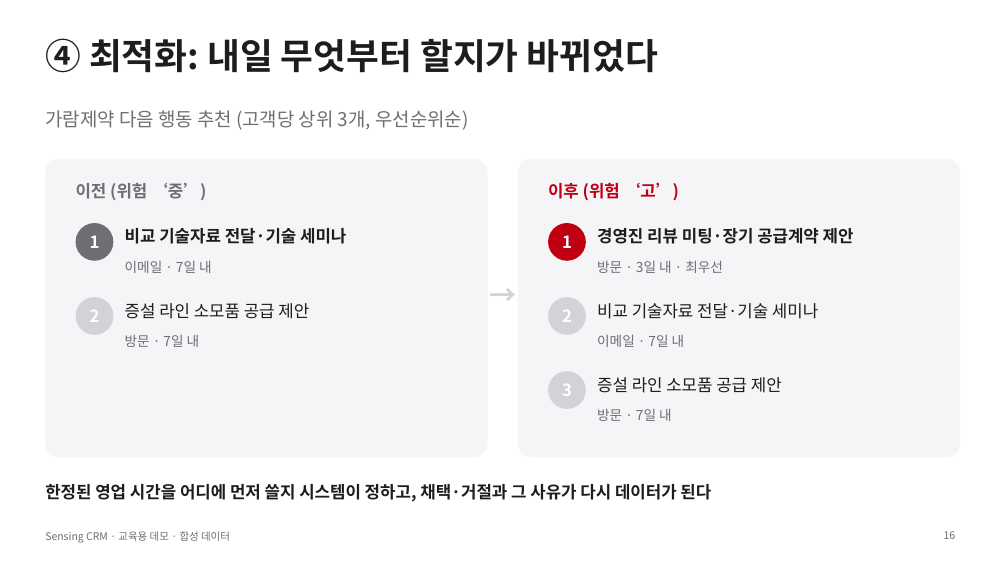
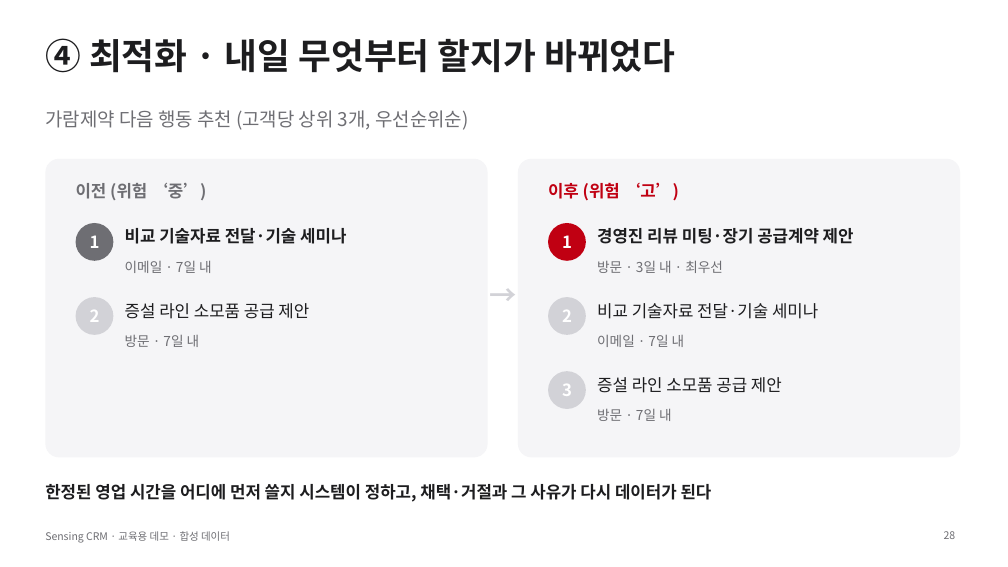
Before and after one commit to donchang07/work2, a slide deck: slide 28 of sensing-crm/docs/lecture/sensing-crm-demo.pptx (slide 16 before the commit). Drawn at 1008x567 pixels with LibreOffice and Linux fonts; fonts in the diff are those of the drawing. Boxes give left, top, right and bottom in pixels: in the first picture for what was removed or moved away, otherwise in the second. Text is boxed around its words. In the diff, an @@ line names an element or a change of style, - is before the commit and + after.

```diff
--- a/sensing-crm/docs/lecture/sensing-crm-demo.pptx
+++ b/sensing-crm/docs/lecture/sensing-crm-demo.pptx
@@ title at (45, 38, 675, 73): text changed @@
-④ 최적화: 내일 무엇부터 할지가 바뀌었다
+④ 최적화 · 내일 무엇부터 할지가 바뀌었다
@@ page number at (944, 531, 956, 539): text changed @@
-16
+28
```
Also in this commit, not shown: 5 other slides changed, 16 slides added, 2 slides removed, 36 other files.
